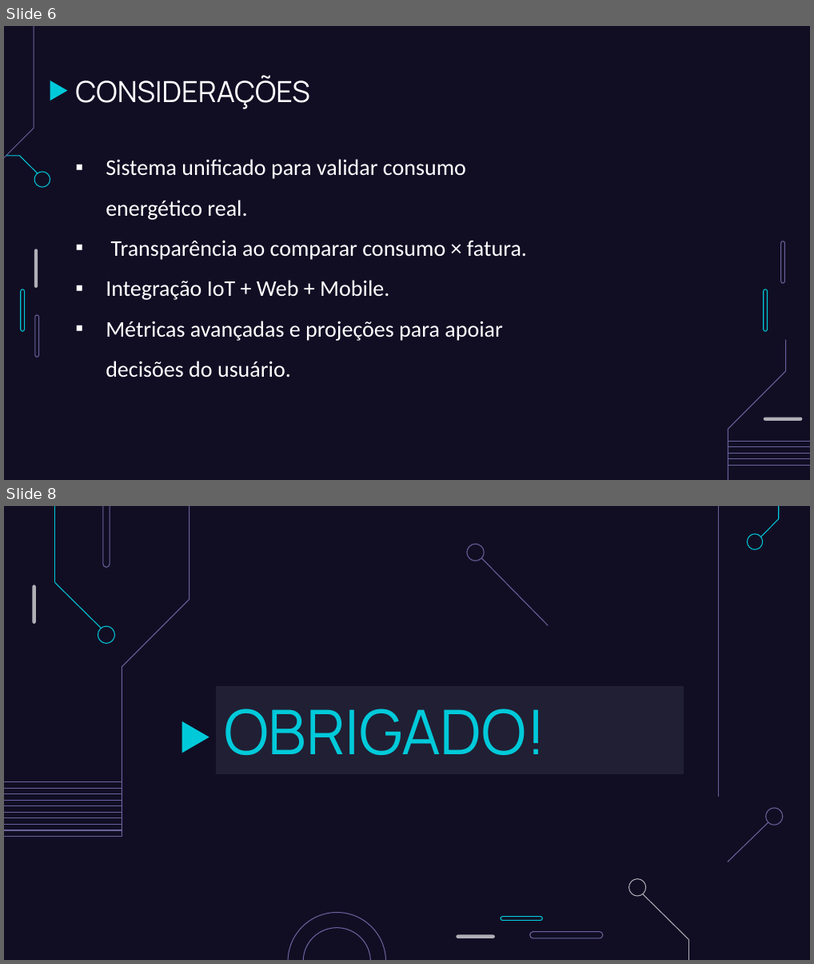
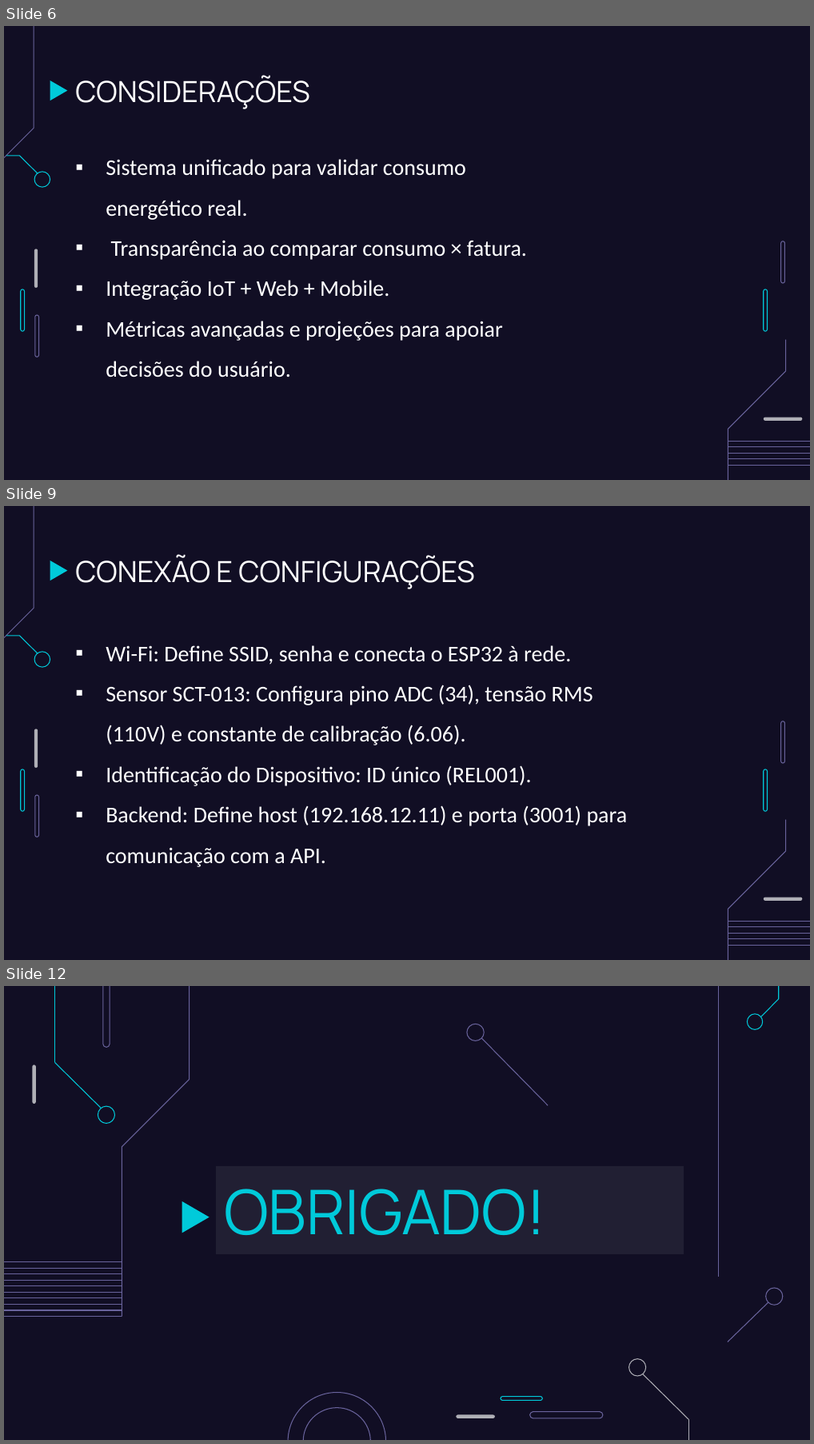
Before and after one commit to FatecFranca/DSM-G07-PI4-2025-2, a slide deck: monitor de energia eletrica.pptx. Shown one above the other, each under a label of ours: slides 6 and 8 before the commit, slides 6, 9 and 12 after it; the slides between them are not shown. The pictures are 814x964 and 814x1444 pixels, drawn with LibreOffice and Linux fonts; fonts in the diff are those of the drawing. Boxes give left, top, right and bottom in pixels: in the first picture for what was removed or moved away, otherwise in the second. Text is boxed around its words. In the diff, an @@ line names an element or a change of style, - is before the commit and + after.

```diff
--- a/monitor de energia eletrica.pptx
+++ b/monitor de energia eletrica.pptx
@@ slide 9 added at (x1=4, y1=506, x2=810, y2=960), background #110E24; not listed: 16 template elements that a slide beside it also shows @@
@@ title added at (x1=75, y1=556, x2=474, y2=589), 26 pt, text #FFFFFF @@
+CONEXÃO E CONFIGURAÇÕES
@@ subtitle added at (x1=106, y1=645, x2=628, y2=867), 20 pt, text #FFFFFF @@
+▪ Wi-Fi: Define SSID, senha e conecta o ESP32 à rede.
+▪ Sensor SCT-013: Configura pino ADC (34), tensão RMS (110V) e constante de calibração (6.06).
+▪ Identificação do Dispositivo: ID único (REL001).
+▪ Backend: Define host (192.168.12.11) e porta (3001) para comunicação com a API.
@@ what was slide 8 is now slide 12 @@
```
Also in this commit, not shown: 3 slides changed, 3 other slides added.
